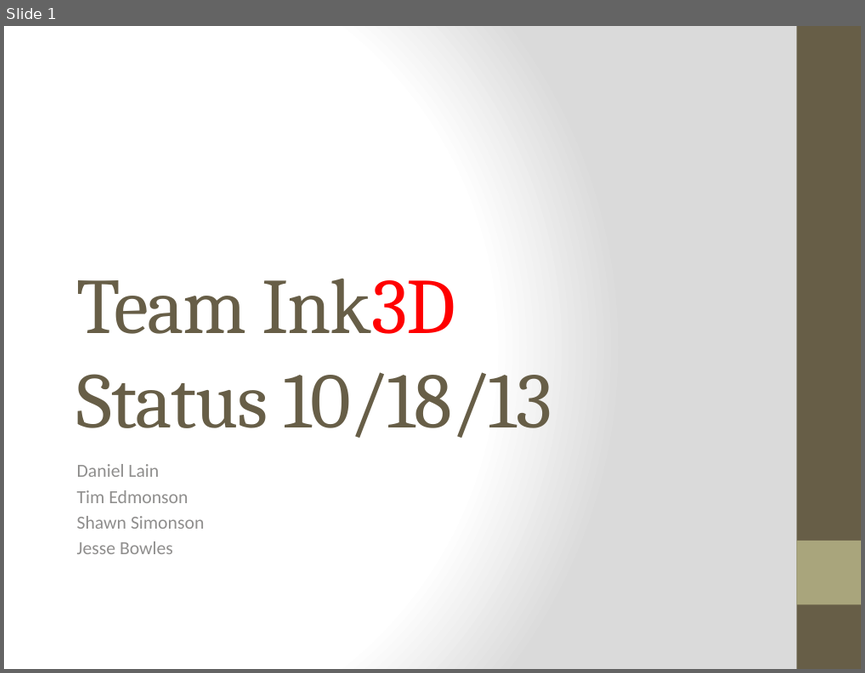
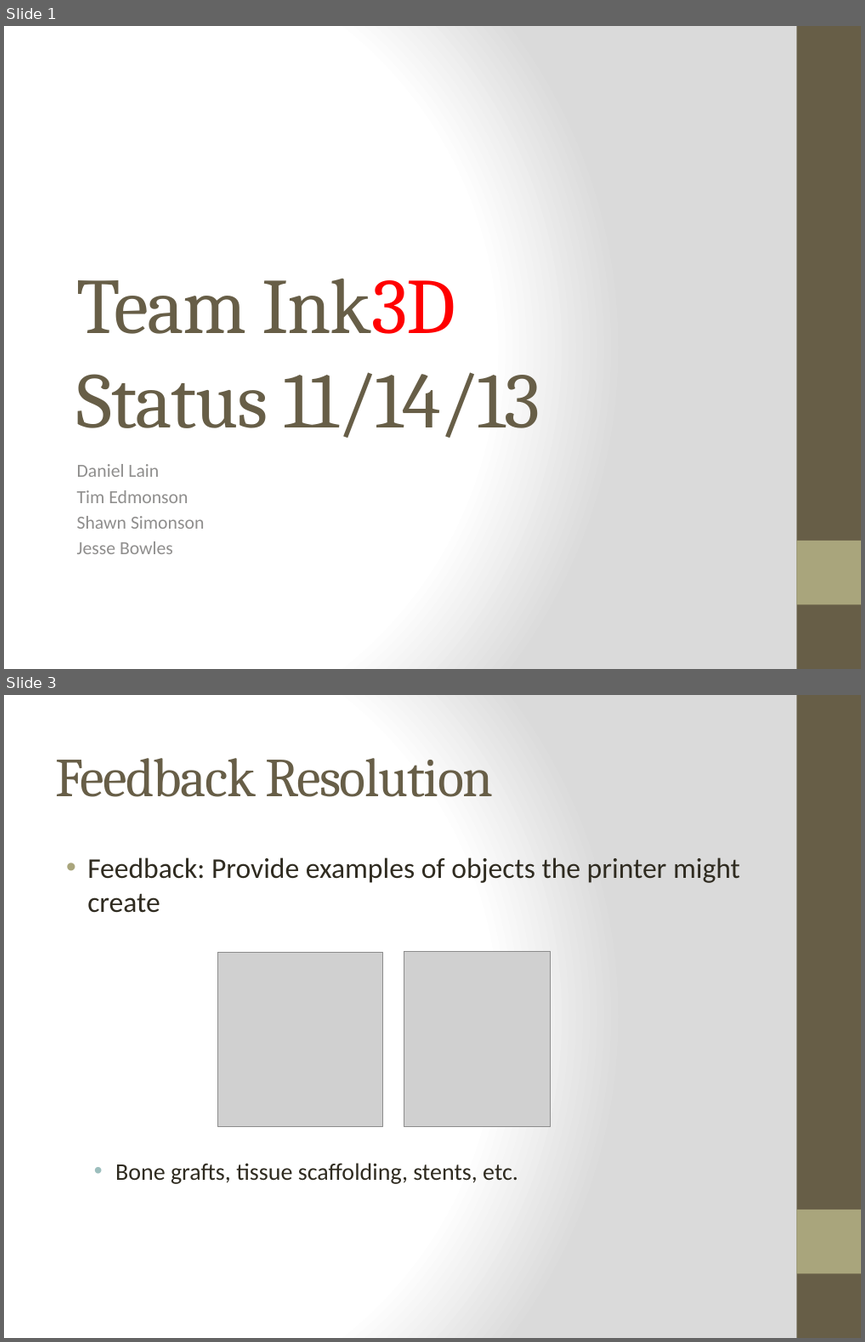
Before and after one commit to qpHalcy0n/SRDesign, a slide deck: Status Updates/2013 11 14.pptx. Shown one above the other, each under a label of ours: slide 1 before the commit, slides 1 and 3 after it; the slides between them are not shown. The pictures are 865x673 and 865x1342 pixels, drawn with LibreOffice and Linux fonts; fonts in the diff are those of the drawing; grey boxes stand for pictures. Boxes give left, top, right and bottom in pixels: in the first picture for what was removed or moved away, otherwise in the second. Text is boxed around its words. In the diff, an @@ line names an element or a change of style, - is before the commit and + after.

Commit message:
Status Update and Incomplete Architecture Drawing

```diff
--- a/Status Updates/2013 11 14.pptx
+++ b/Status Updates/2013 11 14.pptx
@@ slide 3 added at <box>4,695,861,1338</box>, background gradient #FFFFFF to #DADADA; not listed: 2 template elements that a slide beside it also shows @@
@@ title added at <box>55,758,493,797</box>, 46 pt, text #675E47 @@
+Feedback Resolution
@@ text added at <box>87,857,740,1184</box>, 24 pt, text #2F2B20 @@
+• Feedback: Provide examples of objects the printer might create
+  • Bone grafts, tissue scaffolding, stents, etc.
@@ picture added at <box>218,952,383,1127</box> @@
@@ picture added at <box>404,951,551,1127</box> @@
@@ slide 1 changed as well @@
@@ title at <box>77,278,540,437</box>: text changed @@
-Team Ink3D
-Status 10/18/13
+Team Ink3D
+Status 11/14/13
```
Also in this commit, not shown: 5 other slides added, 5 slides removed, 1 other file.
